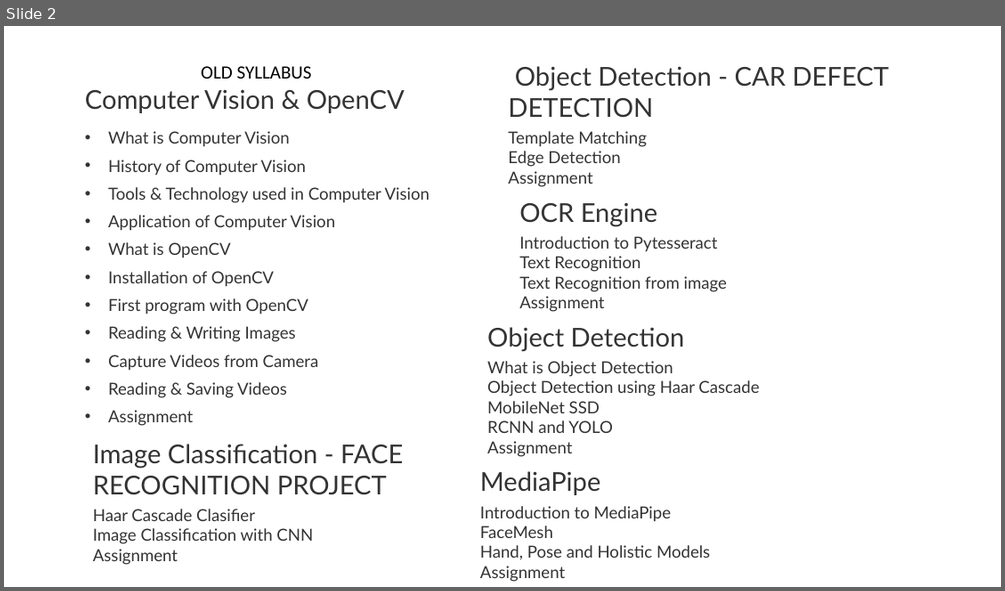
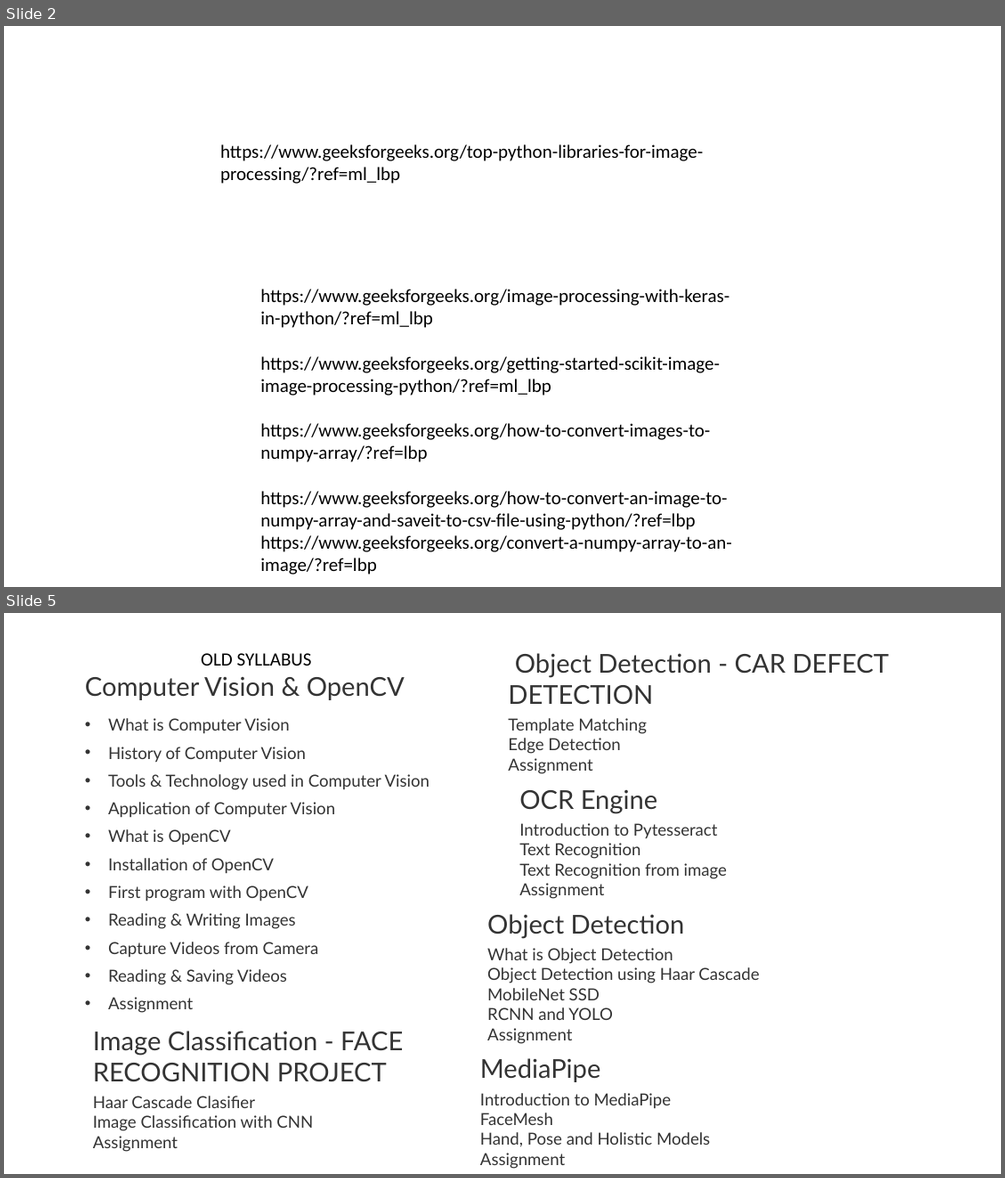
Before and after one commit to shahil04/ds_materials, a slide deck: 9.Deep_learning/cv/computer_vision.pptx. Shown one above the other, each under a label of ours: slide 2 before the commit, slides 2 and 5 after it; the slides between them are not shown. The pictures are 1005x591 and 1005x1178 pixels, drawn with LibreOffice and Linux fonts; fonts in the diff are those of the drawing. Boxes give left, top, right and bottom in pixels: in the first picture for what was removed or moved away, otherwise in the second. Text is boxed around its words. In the diff, an @@ line names an element or a change of style, - is before the commit and + after.

```diff
--- a/9.Deep_learning/cv/computer_vision.pptx
+++ b/9.Deep_learning/cv/computer_vision.pptx
@@ slide 2 added at (4, 26, 1001, 587), background #FFFFFF @@
@@ text added at (220, 144, 703, 184), 18 pt, text #000000 @@
+https://www.geeksforgeeks.org/top-python-libraries-for-image-processing/?ref=ml_lbp
@@ text added at (260, 289, 732, 574), 18 pt, text #000000 @@
+https://www.geeksforgeeks.org/image-processing-with-keras-in-python/?ref=ml_lbp
+https://www.geeksforgeeks.org/getting-started-scikit-image-image-processing-python/?ref=ml_lbp
+https://www.geeksforgeeks.org/how-to-convert-images-to-numpy-array/?ref=lbp
+https://www.geeksforgeeks.org/how-to-convert-an-image-to-numpy-array-and-saveit-to-csv-file-using-python/?ref=lbp
+https://www.geeksforgeeks.org/convert-a-numpy-array-to-an-image/?ref=lbp
@@ what was slide 2 is now slide 5 @@
```
Also in this commit, not shown: 1 slide changed, 7 other slides added, 53 other files.
